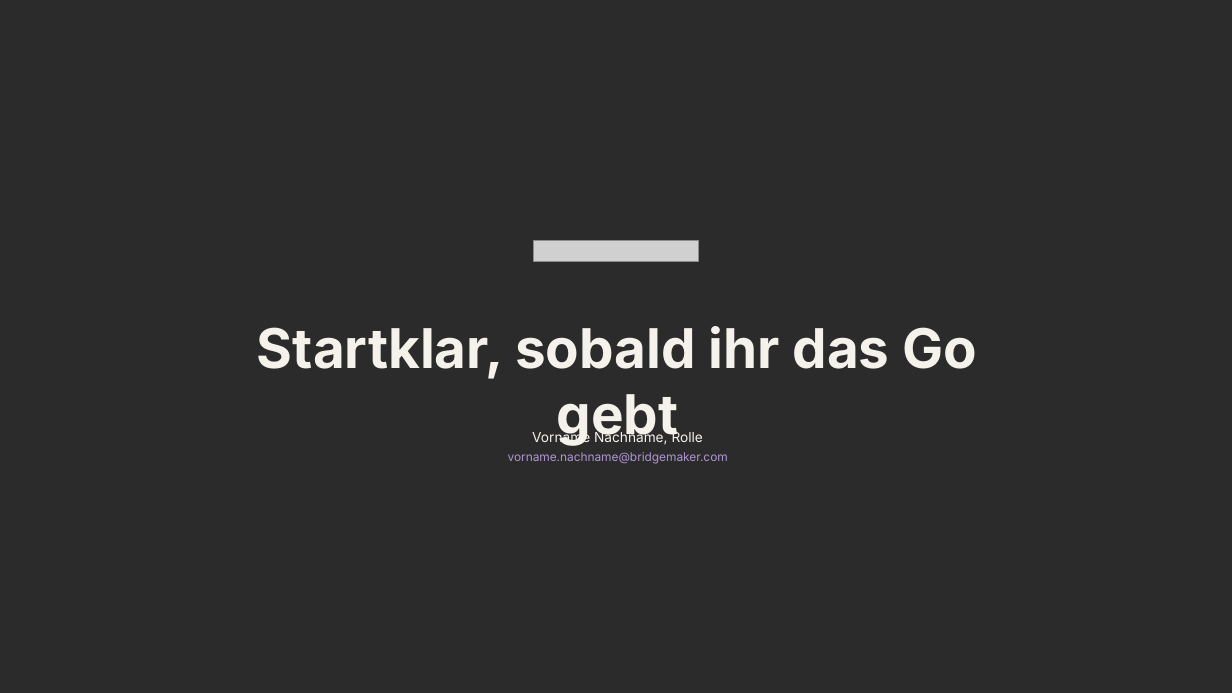
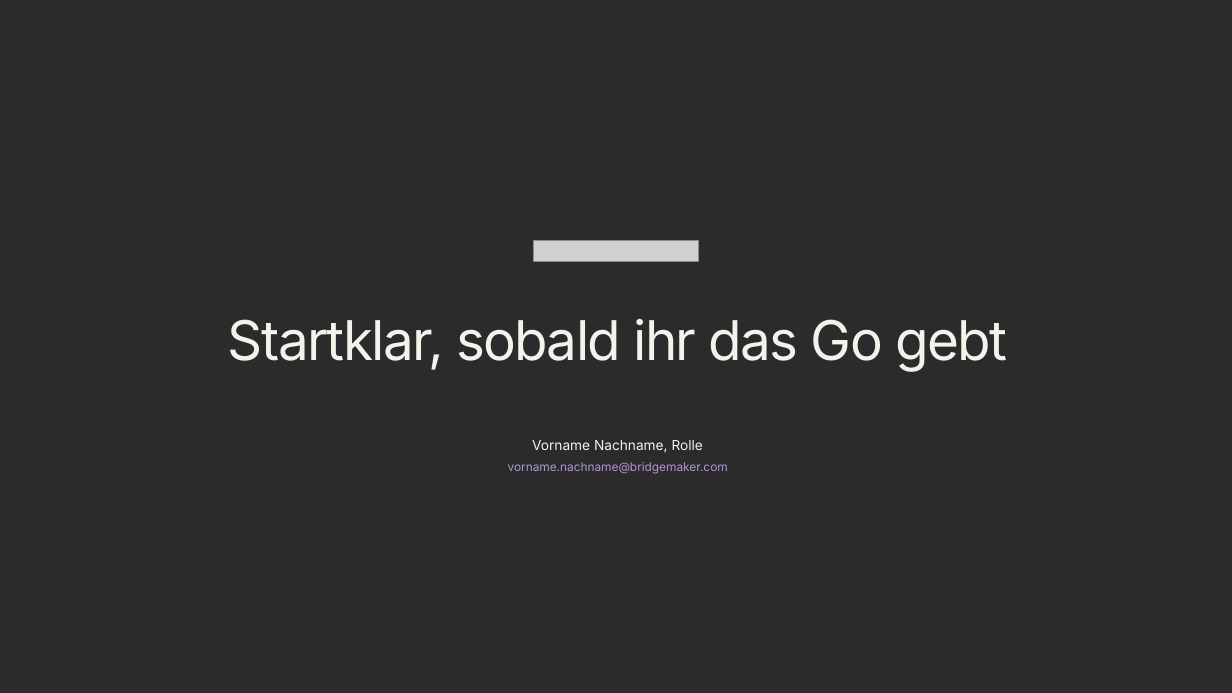
Before and after one commit to BMNils/bridgemaker-brandbook, a slide deck: slide 20 of langdock/pptx-template/bridgemaker-slides-template.pptx. Drawn at 1232x693 pixels with LibreOffice and Linux fonts; fonts in the diff are those of the drawing; grey boxes stand for pictures; background and template pictures are left out; a plain dark background stands for a picture behind light text. Boxes give left, top, right and bottom in pixels: in the first picture for what was removed or moved away, otherwise in the second. Text is boxed around its words. In the diff, an @@ line names an element or a change of style, - is before the commit and + after.

```diff
--- a/langdock/pptx-template/bridgemaker-slides-template.pptx
+++ b/langdock/pptx-template/bridgemaker-slides-template.pptx
@@ text "Startklar, sobald ihr das Go ..." at (x1=228, y1=319, x2=1007, y2=371): letter spacing 0 to -1.3 pt, bold off; line spacing 1 to 46.9pt @@
@@ text at (x1=532, y1=431, x2=703, y2=446): paragraph removed @@
-Vorname Nachname, Rolle
@@ text added at (x1=532, y1=440, x2=703, y2=453), 10.7 pt, text #F5F1EB @@
+Vorname Nachname, Rolle
@@ text "vorname.nachname@bridgemaker.com" moved from (x1=508, y1=431, x2=728, y2=463) to (x1=508, y1=462, x2=728, y2=474) @@
@@ text "vorname.nachname@bridgemaker.com" at (x1=508, y1=462, x2=728, y2=474): line spacing 1 to 14pt; less space between paragraphs @@
```
Also in this commit, not shown: 19 other slides changed, 2 other files.
